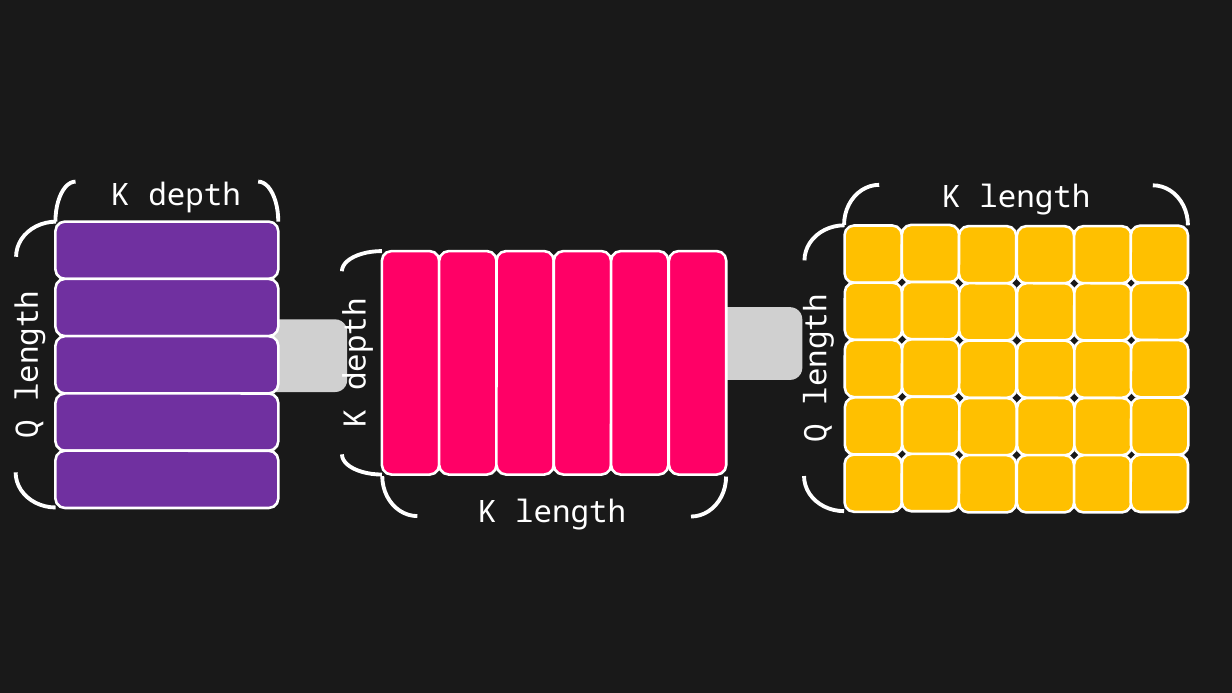
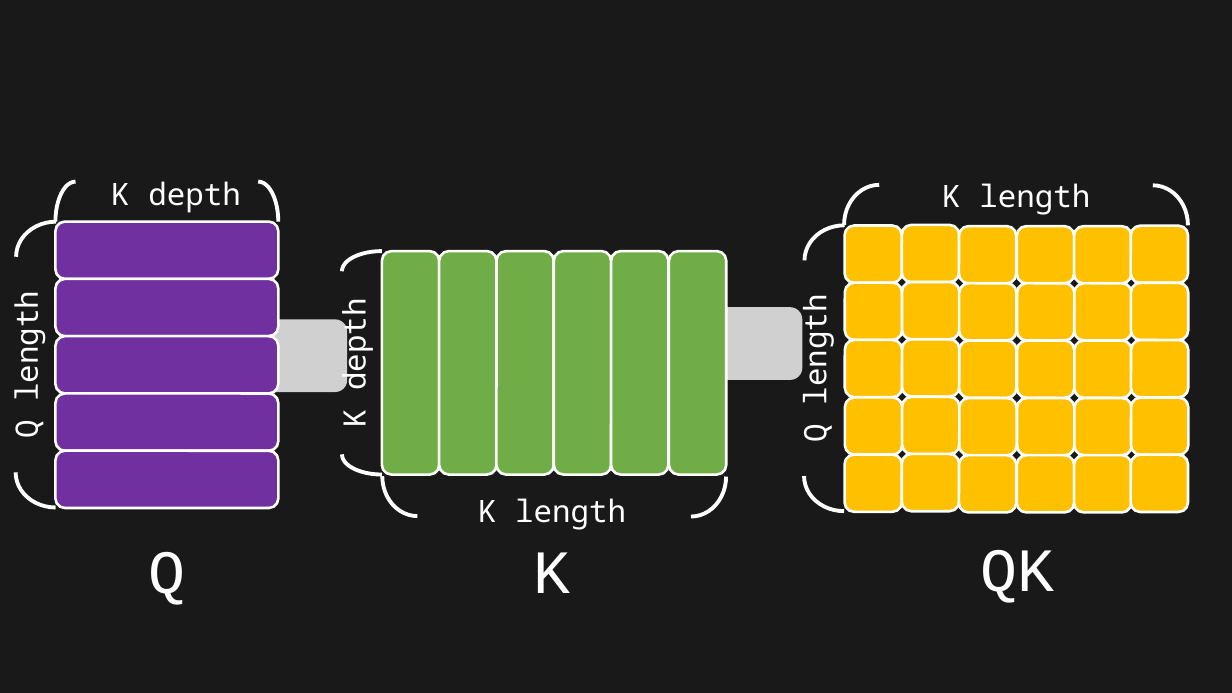
Before and after one commit to toonnyy8/PPT, a slide deck: slide 11 of Attention-is-all-you-need/image.pptx (slide 10 before the commit). Drawn at 1232x693 pixels with LibreOffice and Linux fonts; fonts in the diff are those of the drawing; grey boxes stand for pictures. Boxes give left, top, right and bottom in pixels: in the first picture for what was removed or moved away, otherwise in the second. Text is boxed around its words. In the diff, an @@ line names an element or a change of style, - is before the commit and + after.

```diff
--- a/Attention-is-all-you-need/image.pptx
+++ b/Attention-is-all-you-need/image.pptx
@@ fill #FF0066 to #70AD47 in 6 elements at (x1=382, y1=251, x2=439, y2=475), (x1=439, y1=251, x2=496, y2=475), (x1=496, y1=251, x2=554, y2=475), (x1=554, y1=251, x2=611, y2=475), (x1=611, y1=251, x2=668, y2=475), (x1=669, y1=251, x2=726, y2=475) @@
@@ text added at (x1=148, y1=552, x2=185, y2=605), 48 pt, text #FFFFFF @@
+Q
@@ text added at (x1=534, y1=552, x2=571, y2=593), 48 pt, text #FFFFFF @@
+K
@@ text added at (x1=980, y1=550, x2=1054, y2=603), 48 pt, text #FFFFFF @@
+QK
```
Also in this commit, not shown: 4 other slides changed, 1 slide added.
